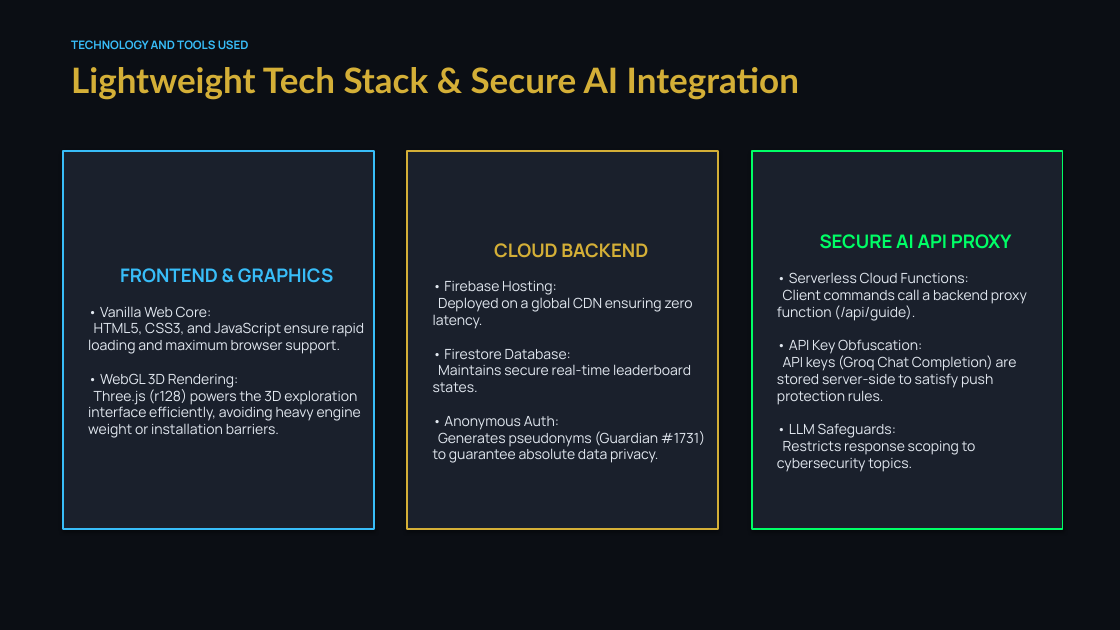
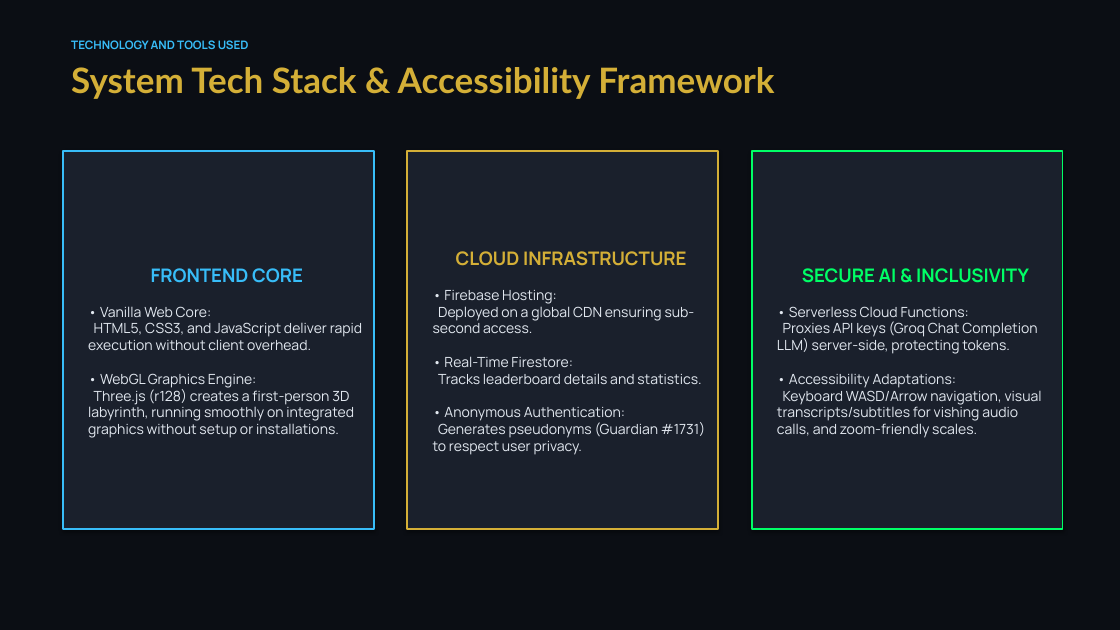
Before and after one commit to YashovardhanReddy001/cyberquest-rpg, a slide deck: slide 4 of docs/cyberquest_presentation.pptx (slide 5 before the commit). Drawn at 1120x630 pixels with LibreOffice and Linux fonts; fonts in the diff are those of the drawing. Boxes give left, top, right and bottom in pixels: in the first picture for what was removed or moved away, otherwise in the second. Text is boxed around its words. In the diff, an @@ line names an element or a change of style, - is before the commit and + after.

Commit message:
Update PowerPoint file to contain exactly 6 slides matching official titles

```diff
--- a/docs/cyberquest_presentation.pptx
+++ b/docs/cyberquest_presentation.pptx
@@ text at bbox=[71, 67, 774, 99]: text changed @@
-Lightweight Tech Stack & Secure AI Integration
+System Tech Stack & Accessibility Framework
@@ text in rectangle at bbox=[88, 268, 362, 438]: text changed @@
-FRONTEND & GRAPHICS
-• Vanilla Web Core:
-HTML5, CSS3, and JavaScript ensure rapid loading and maximum browser support.
-• WebGL 3D Rendering:
-Three.js (r128) powers the 3D exploration interface efficiently, avoiding heavy engine weight or installation barriers.
+FRONTEND CORE
+• Vanilla Web Core:
+HTML5, CSS3, and JavaScript deliver rapid execution without client overhead.
+• WebGL Graphics Engine:
+Three.js (r128) creates a first-person 3D labyrinth, running smoothly on integrated graphics without setup or installations.
@@ text in rectangle at bbox=[433, 251, 706, 455]: text changed @@
-CLOUD BACKEND
-• Firebase Hosting:
-Deployed on a global CDN ensuring zero latency.
-• Firestore Database:
-Maintains secure real-time leaderboard states.
-• Anonymous Auth:
-Generates pseudonyms (Guardian #1731) to guarantee absolute data privacy.
+CLOUD INFRASTRUCTURE
+• Firebase Hosting:
+Deployed on a global CDN ensuring sub-second access.
+• Real-Time Firestore:
+Tracks leaderboard details and statistics.
+• Anonymous Authentication:
+Generates pseudonyms (Guardian #1731) to respect user privacy.
@@ text in rectangle at bbox=[777, 268, 1042, 438]: text changed @@
-SECURE AI API PROXY
-• Serverless Cloud Functions:
-Client commands call a backend proxy function (/api/guide).
-• API Key Obfuscation:
-API keys (Groq Chat Completion) are stored server-side to satisfy push protection rules.
-• LLM Safeguards:
-Restricts response scoping to cybersecurity topics.
+SECURE AI & INCLUSIVITY
+• Serverless Cloud Functions:
+Proxies API keys (Groq Chat Completion LLM) server-side, protecting tokens.
+• Accessibility Adaptations:
+Keyboard WASD/Arrow navigation, visual transcripts/subtitles for vishing audio calls, and zoom-friendly scales.
```
Also in this commit, not shown: 4 other slides changed, 1 slide added, 5 slides removed.
